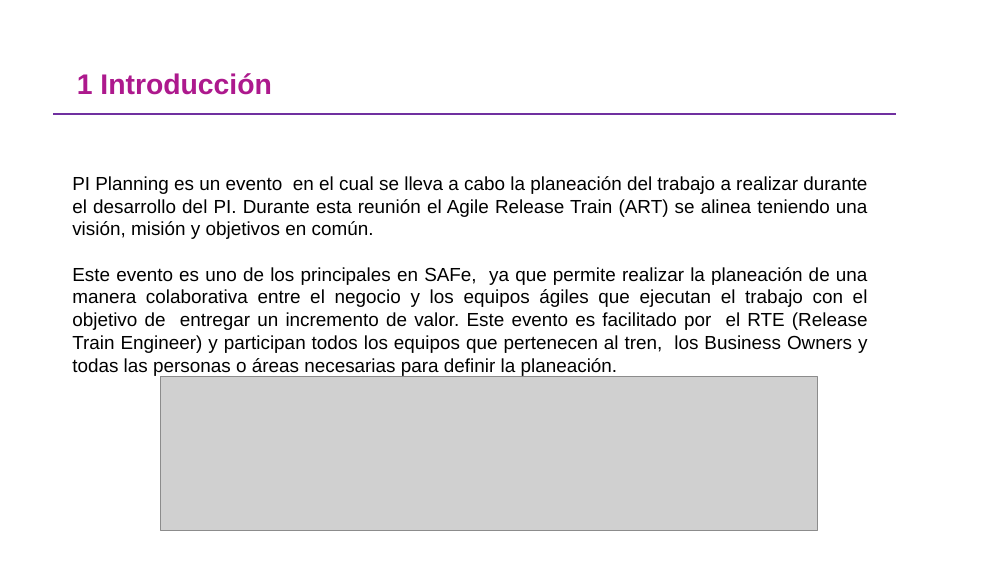
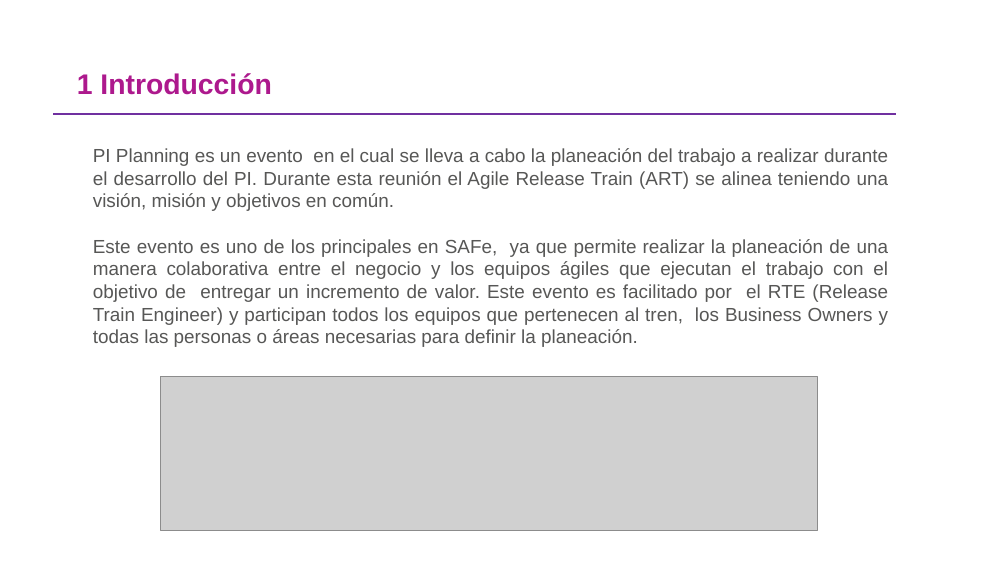
Before and after one commit to omesan/Agile, a slide deck: slide 3 of Stefanini/Stefanini.Clientes/Stefanini.Cliente.Experian/Guia PIPlanning _ExperianV1.0.pptx. Drawn at 1008x567 pixels with LibreOffice and Linux fonts; fonts in the diff are those of the drawing; grey boxes stand for pictures. Boxes give left, top, right and bottom in pixels: in the first picture for what was removed or moved away, otherwise in the second. Text is boxed around its words. In the diff, an @@ line names an element or a change of style, - is before the commit and + after.

```diff
--- a/Stefanini/Stefanini.Clientes/Stefanini.Cliente.Experian/Guia PIPlanning _ExperianV1.0.pptx
+++ b/Stefanini/Stefanini.Clientes/Stefanini.Cliente.Experian/Guia PIPlanning _ExperianV1.0.pptx
@@ text "PI Planning es un evento ..." moved from (x1=72, y1=176, x2=868, y2=376) to (x1=93, y1=148, x2=889, y2=347) @@
@@ text "PI Planning es un evento ..." at (x1=93, y1=148, x2=889, y2=347): text colour #000000 to #575756 @@
```
Also in this commit, not shown: 7 other slides changed, 1 slide added, 3 other files.
